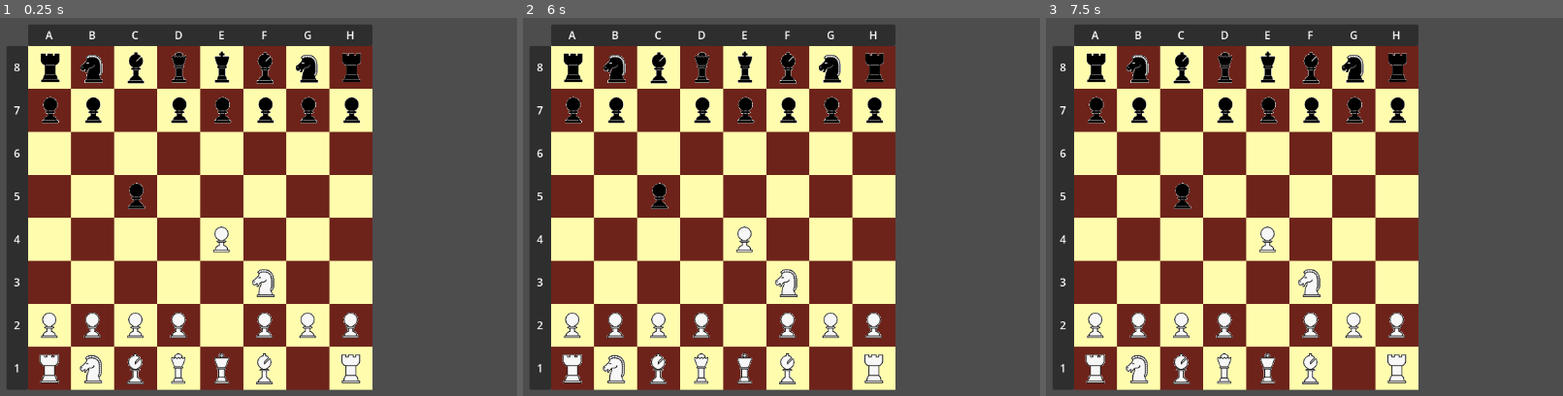
Above: before the commit, frames 1-3 (left to right).
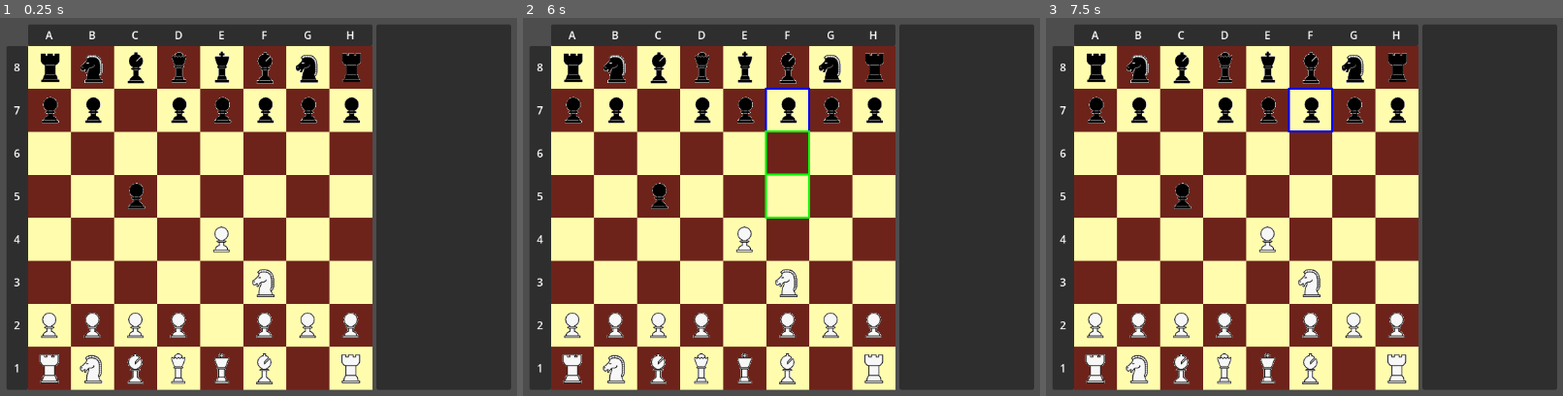
Above: after the commit, the same moments.

Repository: jsmrcina/gchess
Game: Godot game, scene res://scenes/main.tscn
The game is run twice, just before and just after one commit, with the same random seed, the same clock (stepped at 60 frames per second) and the same inputs.
Inputs (mouse positions are in pixels of both pictures, inside the frame that each line leads up to):
- Up to frame 1 (0.25 s): no input
- Up to frame 2 (6 s): tap Enter at 0.5, 2, 3.5 s; move the mouse to (outside the picture) at 0.52 s; click (outside the picture) at 0.6 s; tap Space at 1.25, 2.75, 4.25 s; move the mouse to (729, 229) at 1.27 s; click (729, 229) at 1.35 s; move the mouse to (962, 112) at 2.02 s; click (962, 112) at 2.1 s; move the mouse to (843, 293) at 2.77 s; click (843, 293) at 2.85 s; move the mouse to (outside the picture) at 3.52 s; click (outside the picture) at 3.6 s; move the mouse to (652, 142) at 4.27 s; click (652, 142) at 4.35 s; move the mouse to (921, 207) at 5.02 s; click (921, 207) at 5.1 s; move the mouse to (765, 101) at 5.77 s; click (765, 101) at 5.85 s
- Up to frame 3 (7.5 s): move the mouse to (outside the picture) at 6.52 s; click (outside the picture) at 6.6 s; move the mouse to (1252, 229) at 7.27 s; click (1252, 229) at 7.35 s

The runs differ from the first frame. In frame 1, 25% of the frame differs, in the area x 72-99%, y 1-99%; in frame 2, 26%, in the area x 46-99%, y 1-99%; in frame 3, 25%.

Commit message:
Add move list basic implementation

Diff:
--- a/entities/piece.gd
+++ b/entities/piece.gd
@@ -37,21 +37,21 @@
 func get_starting_row_position():
 	return starting_row_position
 
-func to_fen_string():
+func to_san_string():
 
 	var toReturn = null
 	if self.get_type() == PieceType.PAWN:
-		toReturn = 'p'
+		toReturn = ''
 	elif self.get_type() == PieceType.KNIGHT:
-		toReturn = 'n'
+		toReturn = 'N'
 	elif self.get_type() == PieceType.BISHOP:
-		toReturn = 'b'
+		toReturn = 'B'
 	elif self.get_type() == PieceType.ROOK:
-		toReturn = 'r'
+		toReturn = 'R'
 	elif self.get_type() == PieceType.QUEEN:
-		toReturn = 'q'
+		toReturn = 'Q'
 	elif self.get_type() == PieceType.KING:
-		toReturn = 'k'
+		toReturn = 'K'
 	else:
 		assert(false)
 
@@ -79,7 +79,7 @@
 	return false
 
 func _to_string():
-	return to_fen_string()
+	return to_san_string()
 
 # Called when the node enters the scene tree for the first time.
 func _ready():
--- a/scenes/main.tscn
+++ b/scenes/main.tscn
@@ -178,15 +178,30 @@
 position = Vector2(32, 32)
 script = ExtResource("1_whl31")
 
-[node name="Tile" parent="Board/Tiles" instance=ExtResource("2_yaddp")]
-
-[node name="Markers" type="Node2D" parent="."]
-position = Vector2(50, 50)
-
-[node name="TileMarker" parent="Markers" instance=ExtResource("4_uer28")]
+[node name="Markers" type="Node2D" parent="Board/Tiles"]
+z_index = 1
+
+[node name="TileMarker" parent="Board/Tiles/Markers" instance=ExtResource("4_uer28")]
 visible = false
 position = Vector2(50, 50)
 
+[node name="Tile" parent="Board/Tiles" instance=ExtResource("2_yaddp")]
+
+[node name="MoveControl" type="Control" parent="."]
+layout_mode = 3
+anchors_preset = 0
+offset_left = 600.0
+offset_top = 50.0
+offset_right = 800.0
+offset_bottom = 594.0
+
+[node name="MoveList" type="ItemList" parent="MoveControl"]
+layout_mode = 0
+offset_right = 200.0
+offset_bottom = 544.0
+focus_mode = 0
+allow_search = false
+
 [node name="PieceManager" type="Node" parent="."]
 script = ExtResource("3_bjd1x")
 
--- a/systems/MainGame.gd
+++ b/systems/MainGame.gd
@@ -1,4 +1,10 @@
 extends Node2D
+
+# Missing rules
+# Castling
+# En Passant
+# Promotion
+# Checkmate
 
 var Coord = load("res://systems/coord.gd")
 var Piece = preload("res://entities/piece.tscn")
@@ -32,7 +38,7 @@
 			tileMarker.position.x = c * $"/root/Constants".TILE_WIDTH
 			tileMarker.position.y = r * $"/root/Constants".TILE_HEIGHT
 			tileMarker.visible = false
-			$Markers.add_child(tileMarker)
+			$Board/Tiles/Markers.add_child(tileMarker)
 			markers[r].append(tileMarker)
 
 	player_turn = $"/root/Globals".PieceColor.WHITE
@@ -50,7 +56,7 @@
 		var pixel_board_width = $"/root/Constants".TILE_WIDTH * $"/root/Constants".BOARD_WIDTH_IN_TILES
 		var pixel_board_height = $"/root/Constants".TILE_HEIGHT * $"/root/Constants".BOARD_HEIGHT_IN_TILES
 
-		var bounding_rectangle = Rect2($Board/Tiles.position.x, $Board/Tiles.position.y, pixel_board_width, pixel_board_height)
+		var bounding_rectangle = Rect2($Board/Tiles.global_position.x, $Board/Tiles.global_position.y, pixel_board_width, pixel_board_height)
 		if bounding_rectangle.has_point(position):
 			handle_click(bounding_rectangle, position)
 
@@ -75,7 +81,7 @@
 	else:
 		return $"/root/Globals".PieceColor.WHITE
 
-func update_incheck():
+func update_incheck() -> bool:
 	in_check[$"/root/Globals".PieceColor.WHITE] = false
 	in_check[$"/root/Globals".PieceColor.BLACK] = false
 
@@ -88,6 +94,9 @@
 			if piece_at_attacked_location.get_type() == $"/root/Globals".PieceType.KING and piece_at_attacked_location.get_color() == get_opposite_color(
 					player_turn):
 				in_check[get_opposite_color(player_turn)] = true
+				return true
+
+	return false
 
 func flip_turn():
 	if is_game_over():
@@ -137,6 +146,26 @@
 			markers[valid_move.get_row()][valid_move.get_col()].set_color(color)
 			markers[valid_move.get_row()][valid_move.get_col()].visible = true
 
+# Note: Does not do en passant, move disambiguation, or promotion, castling, checkmate, end of game
+# Reference: https://en.wikipedia.org/wiki/Algebraic_notation_(chess)
+func add_move_to_move_list(piece, source, dest, capture, placed_in_check):
+
+	var final_string = null
+	if capture:
+		var piece_as_string = piece.to_string()
+		if piece_as_string == "":
+			final_string = source.get_file().to_lower() + "x" + dest.to_string()
+		else:
+			final_string = piece_as_string + "x" + dest.to_string()
+	else:
+		final_string = piece.to_string() + dest.to_string()
+
+	if placed_in_check:
+		final_string += "+"
+
+	var idx = $MoveControl/MoveList.add_item(final_string)
+	$MoveControl/MoveList.set_item_disabled(idx, true)
+
 func handle_click(boundingRectangle, pos):
 
 	#if not board_enabled:
@@ -198,9 +227,10 @@
 							take_piece(new_selected_coord)
 							set_coord(selected_tile, null)
 							set_coord(new_selected_coord, selected_piece)
+							var placed_in_check = update_incheck()
+							add_move_to_move_list(selected_piece, selected_tile, new_selected_coord, true, placed_in_check)
 							selected_tile = null
 							selected_piece = null
-							update_incheck()
 							reset_half_moves()
 							flip_turn()
 							found_dest = true
@@ -209,9 +239,10 @@
 							take_piece(new_selected_coord)
 							set_coord(selected_tile, null)
 							set_coord(new_selected_coord, selected_piece)
+							var placed_in_check = update_incheck()
+							add_move_to_move_list(selected_piece, selected_tile, new_selected_coord, true, placed_in_check)
 							selected_tile = null
 							selected_piece = null
-							update_incheck()
 							reset_half_moves()
 							flip_turn()
 							found_dest = true
@@ -222,9 +253,10 @@
 						if selected_piece.get_type() == $"/root/Globals".PieceType.PAWN:
 							reset_half_moves()
 
+						var placed_in_check = update_incheck()
+						add_move_to_move_list(selected_piece, selected_tile, new_selected_coord, false, placed_in_check)
 						selected_tile = null
 						selected_piece = null
-						update_incheck()
 						flip_turn()
 						found_dest = true
 
@@ -279,7 +311,6 @@
 		for r in range(get_height(), 0, -1):
 			var piece_coord = Coord.new(r, Coord.file_from_col(c - 1))
 			var piece_at_coord = get_coord(piece_coord)
-			print(str(piece_coord) + " " + str(piece_at_coord))
 			if piece_at_coord != null:
 				if piece_at_coord.get_color() == color and piece_at_coord.get_type() == $"/root/Globals".PieceType.KING:
 					return [piece_coord, piece_at_coord]
--- a/systems/coord.gd
+++ b/systems/coord.gd
@@ -88,4 +88,4 @@
 		return false
 
 func _to_string():
-	return str(get_rank()) + " " + str(get_file())
+	return str(get_file()).to_lower() + str(get_rank())
